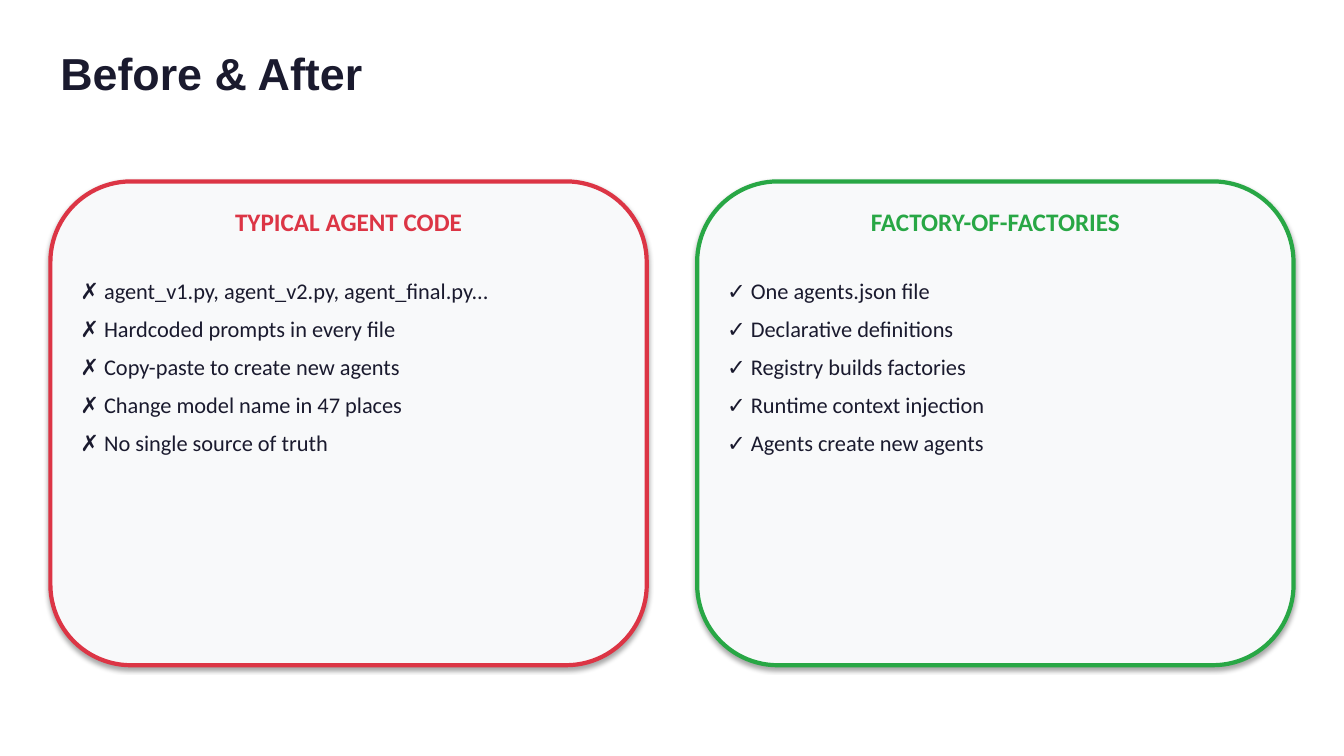
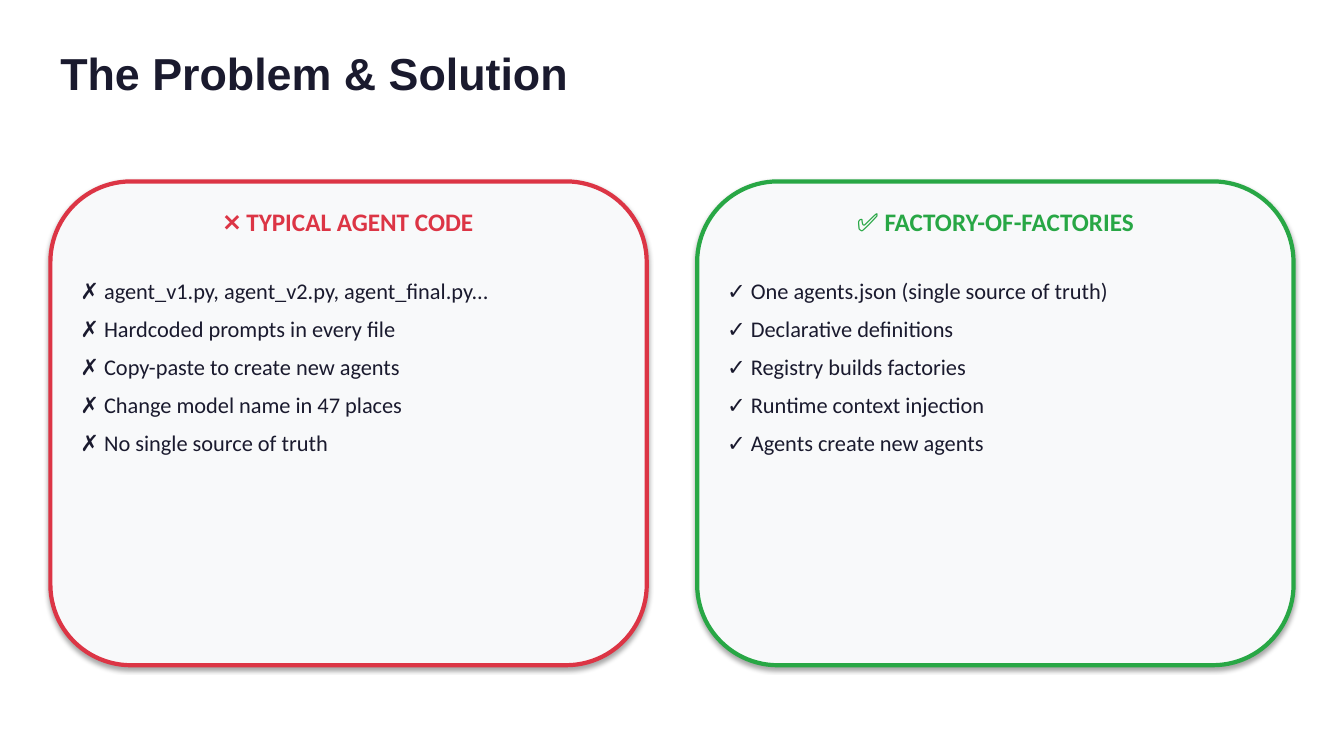
Before and after one commit to RPirruccio/lightning-agents, a slide deck: slide 2 of presentation/output/lightning-agents.pptx. Drawn at 1344x756 pixels with LibreOffice and Linux fonts; fonts in the diff are those of the drawing. Boxes give left, top, right and bottom in pixels: in the first picture for what was removed or moved away, otherwise in the second. Text is boxed around its words. In the diff, an @@ line names an element or a change of style, - is before the commit and + after.

```diff
--- a/presentation/output/lightning-agents.pptx
+++ b/presentation/output/lightning-agents.pptx
@@ text at <box>60,57,568,91</box>: text changed @@
-Before & After
+The Problem & Solution
@@ text at <box>246,214,473,231</box>: text changed @@
-TYPICAL AGENT CODE
+❌ TYPICAL AGENT CODE
@@ text at <box>885,214,1134,231</box>: text changed @@
-FACTORY-OF-FACTORIES
+✅ FACTORY-OF-FACTORIES
@@ text at <box>751,283,1108,303</box>: text changed @@
-✓ One agents.json file
+✓ One agents.json (single source of truth)
```
Also in this commit, not shown: 11 other slides changed, 6 other files.
